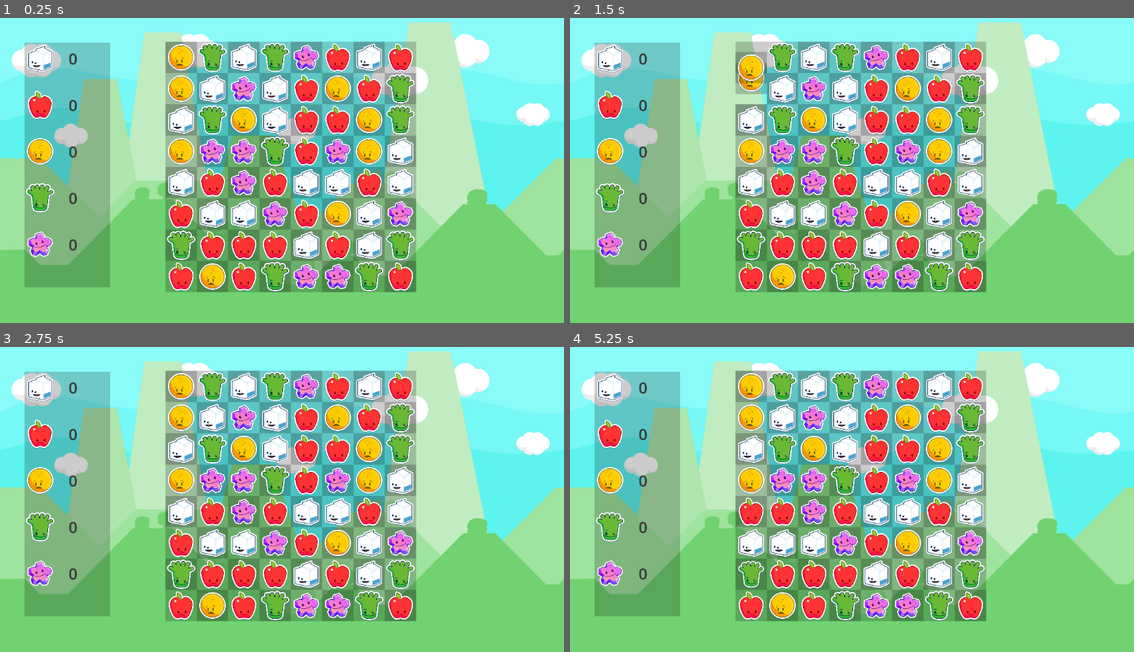
Above: before the commit, frames 1-4 (two rows, left to right).
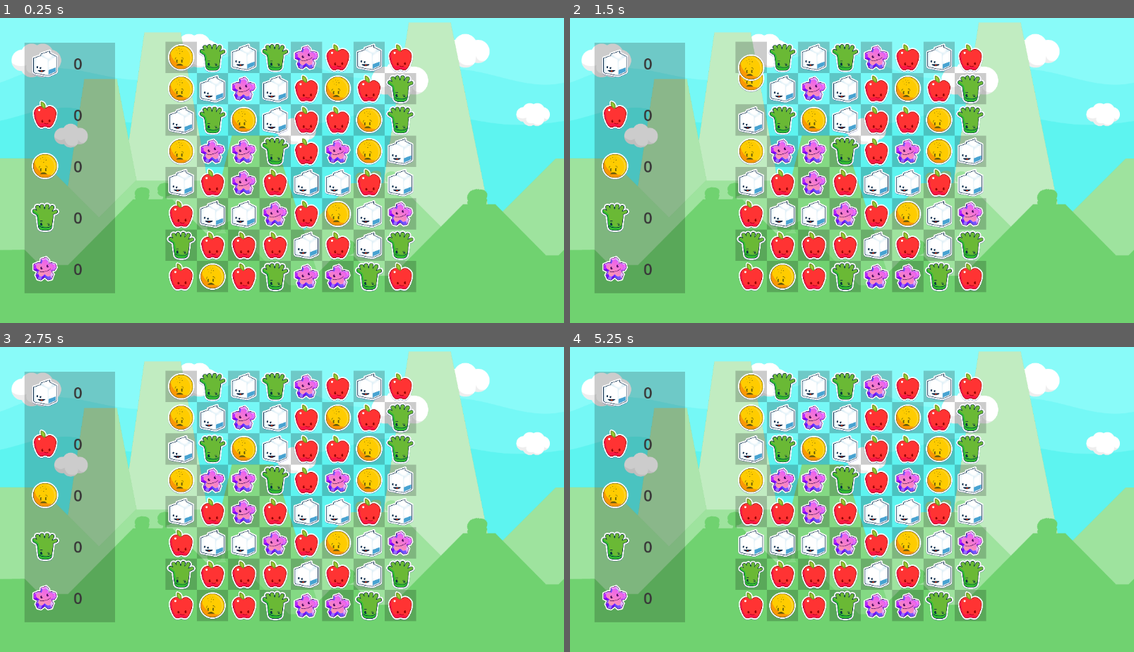
Above: after the commit, the same moments.

Repository: gitbrent/godot-match-3
Game: Godot game, scene res://game.tscn
The game is run twice, just before and just after one commit, with the same random seed, the same clock (stepped at 60 frames per second) and the same inputs.
Inputs (mouse positions are in pixels of both pictures, inside the frame that each line leads up to):
- Up to frame 1 (0.25 s): no input
- Up to frame 2 (1.5 s): tap Enter at 0.5 s; drag from (750, 57) to (908, 94) at 0.52 s; drag from (750, 88) to (823, 228) at 1.27 s
- Up to frame 3 (2.75 s): tap Space at 2 s; move the mouse to (180, 447) at 2.02 s; click (180, 447) at 2.17 s
- Up to frame 4 (5.25 s): drag from (750, 481) to (682, 444) at 2.77 s; tap Enter at 3.5 s; drag from (750, 511) to (880, 493) at 3.52 s; drag from (750, 542) to (767, 414) at 4.27 s; tap Space at 5 s; move the mouse to (750, 572) at 5.02 s; click (750, 572) at 5.17 s

The runs differ from the first frame. In frame 1, 20% of the frame differs, in the area x 4-74%, y 7-91%; in frame 2, 20%; in frame 3, 20%; in frame 4, 20%.

Commit message:
fixed tween issue; added audio

Diff:
--- /dev/null
+++ b/game.gd
@@ -0,0 +1,9 @@
+extends Node2D
+
+@onready var audio_stream_player:AudioStreamPlayer = $AudioStreamPlayer
+
+func _on_board_gem_swapped():
+	play_move_sound()
+
+func play_move_sound():
+	audio_stream_player.play()
--- a/game.tscn
+++ b/game.tscn
@@ -1,5 +1,6 @@
-[gd_scene load_steps=10 format=3 uid="uid://b5bfm2244ywxk"]
+[gd_scene load_steps=12 format=3 uid="uid://b5bfm2244ywxk"]
 
+[ext_resource type="Script" path="res://game.gd" id="1_ewnxx"]
 [ext_resource type="Texture2D" uid="uid://cnlqirgwr8d4" path="res://assets/bkgd/Background.png" id="1_h8otn"]
 [ext_resource type="PackedScene" uid="uid://x4qq2j3l7nvb" path="res://game_board/board.tscn" id="2_2ltbx"]
 [ext_resource type="Texture2D" uid="uid://b8biy2iputyhe" path="res://assets/gems/characters_0002.png" id="3_qywvx"]
@@ -7,6 +8,7 @@
 [ext_resource type="Texture2D" uid="uid://vu6oui2n7024" path="res://assets/gems/characters_0003.png" id="4_2reex"]
 [ext_resource type="Texture2D" uid="uid://byliae6aa6ki2" path="res://assets/gems/characters_0005.png" id="5_g428h"]
 [ext_resource type="Texture2D" uid="uid://2vrsevjv4w43" path="res://assets/gems/characters_0007.png" id="6_ot4tf"]
+[ext_resource type="AudioStream" uid="uid://ds53xomd2ha1b" path="res://assets/audio/Abstract2.ogg" id="8_7jpwb"]
 
 [sub_resource type="StyleBoxFlat" id="StyleBoxFlat_k3sk6"]
 bg_color = Color(0, 0, 0, 0.2)
@@ -15,6 +17,7 @@
 bg_color = Color(0, 0, 0, 0.411765)
 
 [node name="Game" type="Node2D"]
+script = ExtResource("1_ewnxx")
 
 [node name="Background" type="TextureRect" parent="."]
 offset_right = 1920.0
@@ -25,16 +28,16 @@
 [node name="VboxBkgd" type="Panel" parent="."]
 offset_left = 50.0
 offset_top = 75.0
-offset_right = 225.0
-offset_bottom = 575.0
+offset_right = 235.0
+offset_bottom = 587.0
 theme_override_styles/panel = SubResource("StyleBoxFlat_k3sk6")
 
 [node name="VBoxContainer" type="VBoxContainer" parent="."]
-offset_left = 50.0
-offset_top = 75.0
-offset_right = 225.0
-offset_bottom = 575.0
-theme_override_constants/separation = 30
+offset_left = 60.0
+offset_top = 85.0
+offset_right = 230.0
+offset_bottom = 585.0
+theme_override_constants/separation = 40
 
 [node name="HBoxContainer1" type="HBoxContainer" parent="VBoxContainer"]
 layout_mode = 2
@@ -153,3 +156,8 @@
 grow_horizontal = 2
 grow_vertical = 2
 theme_override_styles/panel = SubResource("StyleBoxFlat_imdoc")
+
+[node name="AudioStreamPlayer" type="AudioStreamPlayer" parent="."]
+stream = ExtResource("8_7jpwb")
+
+[connection signal="gem_swapped" from="Board" to="." method="_on_board_gem_swapped"]
--- a/game_board/GameBoard.gd
+++ b/game_board/GameBoard.gd
@@ -1,5 +1,7 @@
 extends Node2D
 class_name GameBoard
+# SIGNALS
+signal gem_swapped()
 # SCENES
 @onready var grid_container:GridContainer = $GridContainer
 @onready var hbox_container:HBoxContainer = $HBoxContainer
@@ -15,6 +17,12 @@
 
 func _on_cell_click(gem_cell:GemCell):
 	print("[_on_cell_click] gem_cell:", find_gem_indices(gem_cell))
+
+	# Clear first, we'll set later
+	if selected_cell_1:
+		selected_cell_1.play_selected_anim(false)
+	if selected_cell_2:
+		selected_cell_2.play_selected_anim(false)
 
 	# STEP 1: Select GemCell
 	if not selected_cell_1:
@@ -34,46 +42,47 @@
 	# 2A: if cells not adjecent, swap old selected-1
 	# 2B: tween cells if valid
 	if selected_cell_1 and selected_cell_2 and are_cells_adjacent(selected_cell_1, selected_cell_2):
-		print("WIP: tween")
-		# A:
-		selected_cell_1.play_selected_anim(false)
-		# B: get position to restore to after move so tween flows
-		var orig_pos_cell_1 = selected_cell_1.global_position
-		var orig_col_cell_1 = selected_cell_1.get_parent()
-		var orig_row_cell_1 = find_gem_indices(selected_cell_1).row
-		var orig_pos_cell_2 = selected_cell_2.global_position
-		var orig_col_cell_2 = selected_cell_2.get_parent()
-		var orig_row_cell_2 = find_gem_indices(selected_cell_2).row
-		# move card-1
-		orig_col_cell_1.remove_child(selected_cell_1)
-		orig_col_cell_2.add_child(selected_cell_1)
-		orig_col_cell_2.move_child(selected_cell_1, orig_row_cell_1)
-		print("selected_cell_1.orig_pos_cell_1: ", orig_pos_cell_1)
-		print("selected_cell_1.global_position: ", selected_cell_1.global_position)
-		selected_cell_1.global_position = orig_pos_cell_1
-		print("selected_cell_1.global_position: ", selected_cell_1.global_position)
-		# move card-2
-		orig_col_cell_2.remove_child(selected_cell_2)
-		orig_col_cell_1.add_child(selected_cell_2)
-		orig_col_cell_1.move_child(selected_cell_2, orig_row_cell_2)
-		selected_cell_2.global_position = orig_pos_cell_2
-
-		var tween1 = get_tree().create_tween()
-		tween1.tween_property(selected_cell_1, "global_position", orig_pos_cell_2, 0.25)
-		tween1.tween_callback(tween_completed.bind(selected_cell_1))
-		var tween2 = get_tree().create_tween()
-		tween2.tween_property(selected_cell_2, "global_position", orig_pos_cell_1, 0.25)
-		tween2.tween_callback(tween_completed.bind(selected_cell_2))
+		swap_gem_cells()
 	elif selected_cell_2:
 		selected_cell_1 = selected_cell_2
 		selected_cell_2 = null
+
+func swap_gem_cells():
+	emit_signal("gem_swapped") # play sound
+	# A: turn off anim/effects before moving
+	selected_cell_1.play_selected_anim(false)
+	selected_cell_2.play_selected_anim(false)
+	# B: get position to restore to after move so tween flows
+	var orig_pos_cell_1 = selected_cell_1.global_position
+	var orig_col_cell_1 = selected_cell_1.get_parent()
+	var orig_row_cell_1 = find_gem_indices(selected_cell_1).row
+	var orig_pos_cell_2 = selected_cell_2.global_position
+	var orig_col_cell_2 = selected_cell_2.get_parent()
+	var orig_row_cell_2 = find_gem_indices(selected_cell_2).row
+	# C: move card-1
+	orig_col_cell_1.remove_child(selected_cell_1)
+	orig_col_cell_2.add_child(selected_cell_1)
+	orig_col_cell_2.move_child(selected_cell_1, orig_row_cell_1)
+	# D: move card-2
+	orig_col_cell_2.remove_child(selected_cell_2)
+	orig_col_cell_1.add_child(selected_cell_2)
+	orig_col_cell_1.move_child(selected_cell_2, orig_row_cell_2)
+	# E: IMPORTANT: use deferred to allow changes above to render, then re-position and tween afterwards!
+	call_deferred("setup_tween", selected_cell_1, orig_pos_cell_1, orig_pos_cell_2)
+	call_deferred("setup_tween", selected_cell_2, orig_pos_cell_2, orig_pos_cell_1)
+
+func setup_tween(gem_cell:GemCell, start_pos:Vector2, end_pos:Vector2):
+	gem_cell.global_position = start_pos  # Set initial position right before tweening
+	var tween = get_tree().create_tween()
+	tween.tween_property(gem_cell, "global_position", end_pos, 0.25)
+	tween.tween_callback(tween_completed.bind(selected_cell_2))
 
 func tween_completed(gem_cell:GemCell):
 	#print("[TWEEN-COMPLETE]: ", gem_cell)
 	selected_cell_1 = null
 	selected_cell_2 = null
 
-func are_cells_adjacent(gemcell1: GemCell, gemcell2: GemCell) -> bool:
+func are_cells_adjacent(gemcell1:GemCell, gemcell2:GemCell) -> bool:
 	var cell1 = find_gem_indices(gemcell1)
 	var cell2 = find_gem_indices(gemcell2)
 	var col1 = cell1.column
@@ -128,7 +137,7 @@
 			control_node.connect("cell_click", self._on_cell_click)
 			#control_node.connect("drag_ended", self._on_cell_click)
 
-func find_gem_indices(gem_cell: GemCell) -> Dictionary:
+func find_gem_indices(gem_cell:GemCell) -> Dictionary:
 	var parent_vbox = gem_cell.get_parent()  # Assuming direct parent is a VBoxContainer
 	var hbox = parent_vbox.get_parent()      # Assuming direct parent of VBox is the HBoxContainer
 
--- a/game_board/gem_cell.tscn
+++ b/game_board/gem_cell.tscn
@@ -61,6 +61,7 @@
 script = ExtResource("1_rhspx")
 
 [node name="Panel" type="Panel" parent="."]
+visible = false
 layout_mode = 1
 anchors_preset = 15
 anchor_right = 1.0
Not shown, added: assets/audio/Abstract2.ogg.import
Not shown, added: .gitignore
Not shown, added: assets/audio/Abstract2.ogg
